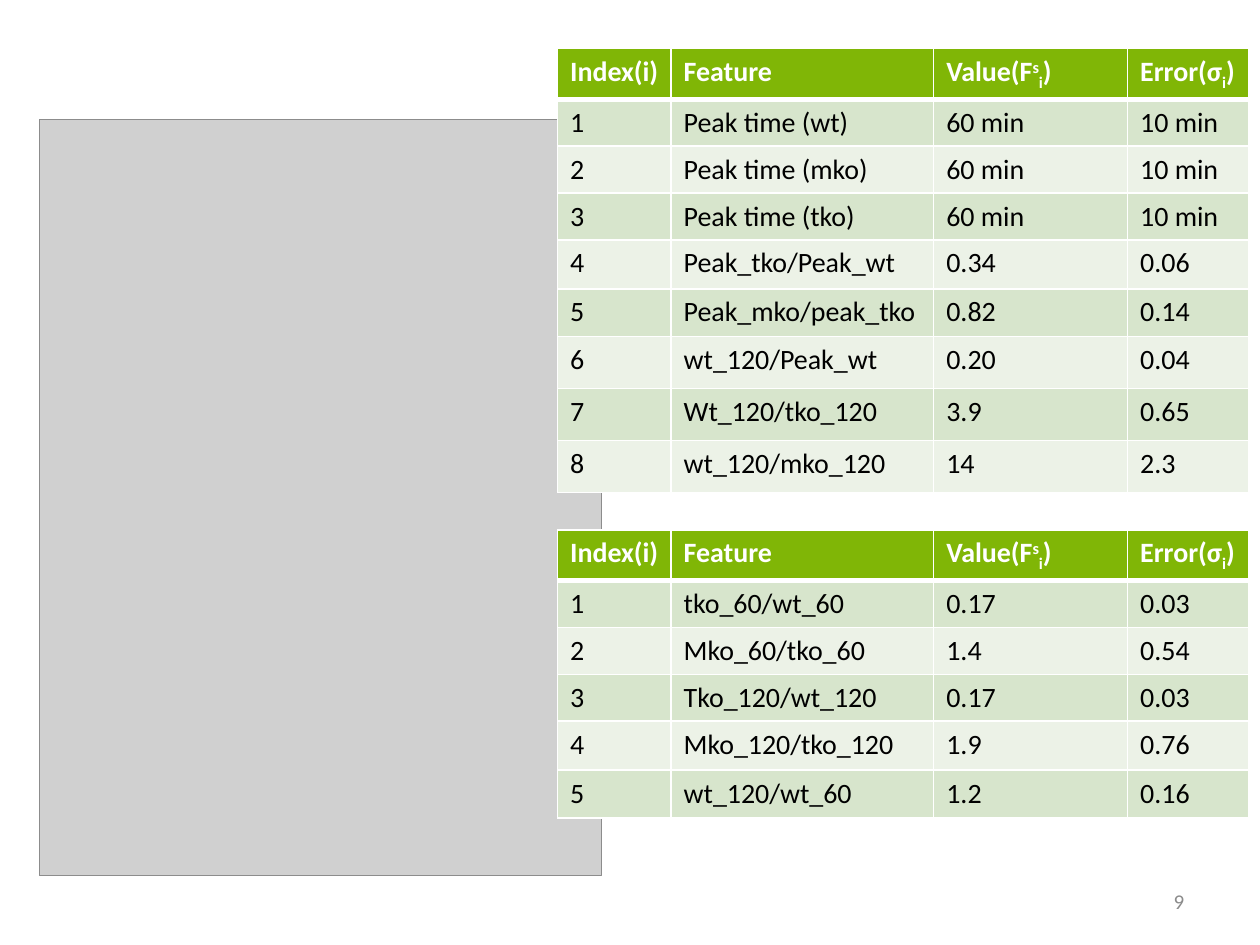
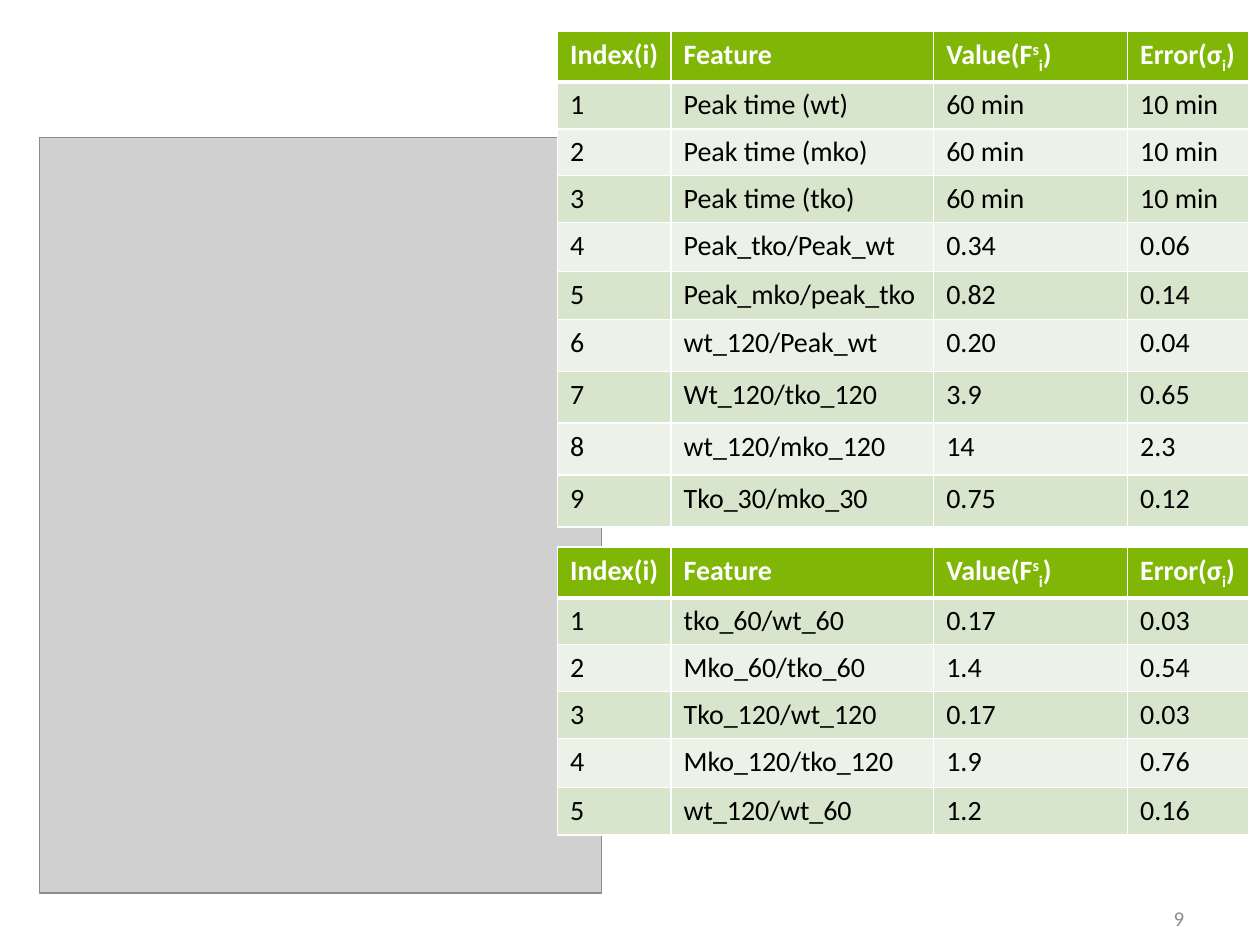
Before and after one commit to biomystery/TNF_regulation, a slide deck: slide 9 of TNF_Slides.pptx. Drawn at 1260x945 pixels with LibreOffice and Linux fonts; fonts in the diff are those of the drawing; grey boxes stand for pictures. Boxes give left, top, right and bottom in pixels: in the first picture for what was removed or moved away, otherwise in the second. Text is boxed around its words. In the diff, an @@ line names an element or a change of style, - is before the commit and + after.

```diff
--- a/TNF_Slides.pptx
+++ b/TNF_Slides.pptx
@@ table at box(558, 32, 1249, 520) @@
+row 10: 9 | Tko_30/mko_30 | 0.75 | 0.12
@@ table: place and size @@
-table at box(558, 49, 1249, 486)
+table at box(558, 32, 1249, 520)
@@ picture: place and size @@
-picture at box(39, 120, 601, 876)
+picture at box(39, 137, 601, 893)
@@ table: place and size @@
-table at box(558, 529, 1249, 811)
+table at box(558, 547, 1249, 828)
@@ page number: place and size @@
-page number at box(1174, 895, 1185, 909)
+page number at box(1174, 912, 1185, 926)
```
Also in this commit, not shown: 1 other slide changed, 1 slide added, 37 other files.
